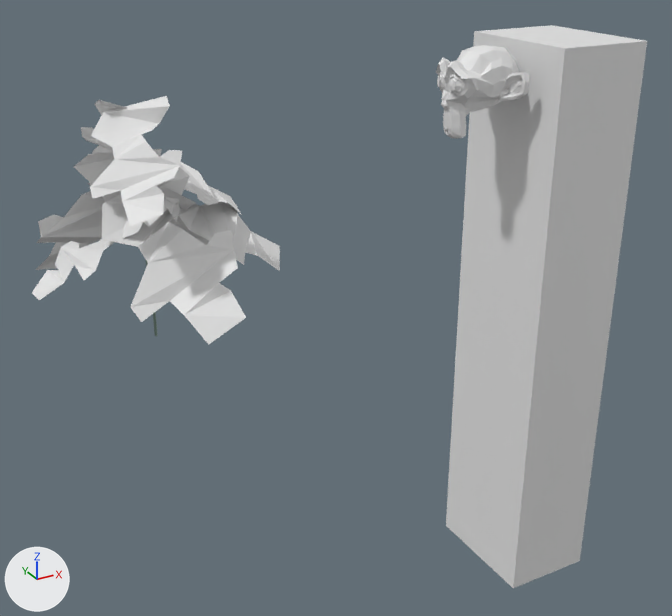
One commit to the Blender file models/blender/bokbunja_tree/bokbunja_trees_2.blend: the scene before it, then after it.
Both versions are drawn from a camera (50 mm lens) standing at (-1.18, -3.98, 1.93) and looking at (0.45, -1.0, 0.44). The lights are fixed; the arrows at lower left show +X, +Y and +Z.

Objects in the first picture: 'body', 'head', 'leaves.016', 'leaves.018', 'leaves.020', 'leaves.021', 'leaves.023', 'leaves.025'.
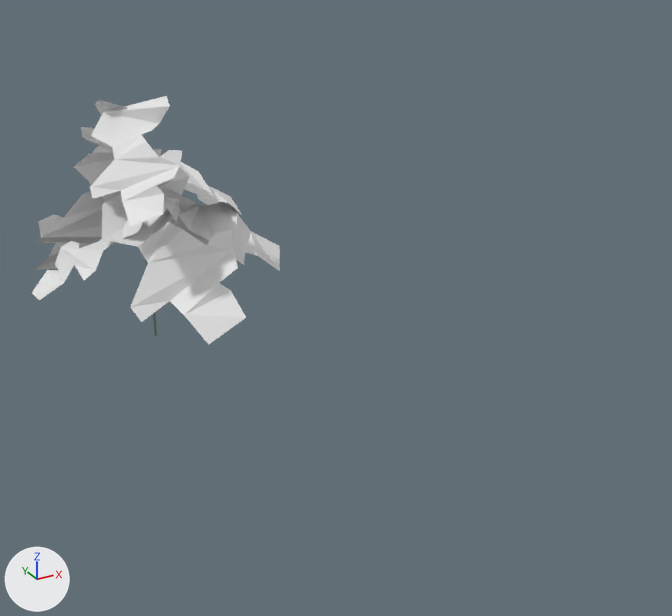
What changed in the scene script:
```text
Remove ob_body:
    ob_body = bpy.data.objects.new('body', me_cube_001)
    ob_body.location = (0.722, -1.848, 0.671)
    ob_body.scale = (0.15, 0.2, 0.9)
Remove ob_head:
    ob_head = bpy.data.objects.new('head', me_suzanne)
    ob_head.location = (0.447, -1.851, 1.439)
    ob_head.rotation_euler = (0.0, 0.0, 4.712)  # degrees (0, 0, 270)
    ob_head.scale = (0.0914, 0.147, 0.127)
```

Boxes [x1, y1, x2, y2] around the edits, measured in the pictures (672 x 616 px):
'body', deleted: before [446, 25, 647, 588]
'head', deleted: before [436, 45, 529, 139]
